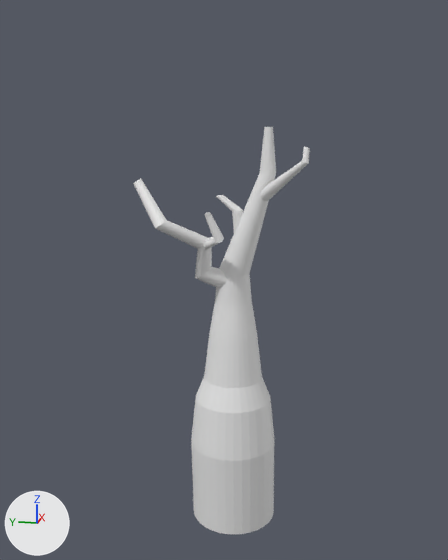
Before and after pictures for a commit that changed the Blender file Env_Tree_Normal_A.blend.
One viewpoint serves both versions: a 50 mm lens placed at (-13.39, -2.46, 8.27), pointed at (-0.11, 0.2, 4.95). The lights are fixed; the arrows at lower left show +X, +Y and +Z. The older version comes first.

Before the edit, the objects in view are built like this:
```python
me_cylinder = bpy.data.meshes.new('Cylinder')
me_cylinder.from_pydata(...)  # 771 vertices, 614 faces, 2 loose edges; spans x -1.59..1.15, y -1.74..2.13, z -1.0..8.29
ob_cylinder = bpy.data.objects.new('Cylinder', me_cylinder)
ob_cylinder.location = (0.0, 0.0, 0.0)
```
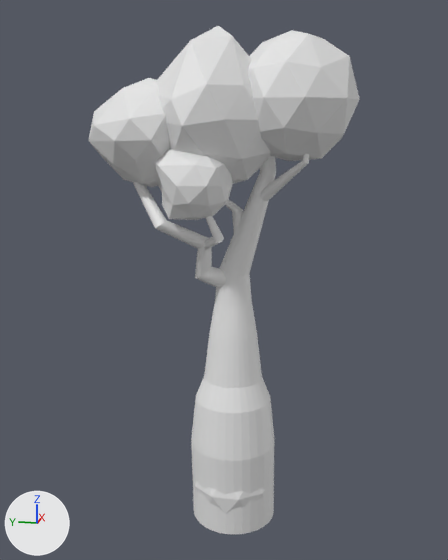
Diff of the bpy script that builds the scene:
```diff
--- a/Env_Tree_Normal_A.blend.py
+++ b/Env_Tree_Normal_A.blend.py
@@ me_icosphere_005 @@
+me_icosphere_005.from_pydata(...)  # 42 vertices, 80 faces; spans x -1.11..1.08, y -1.0..1.0, z -1.0..1.31
@@ me_icosphere_004 @@
+me_icosphere_004.from_pydata(...)  # 42 vertices, 80 faces; spans x -0.96..0.95, y -1.0..1.15, z -1.0..1.0
@@ me_icosphere_003 @@
+me_icosphere_003.from_pydata(...)  # 42 vertices, 80 faces; spans x -1.11..1.03, y -1.0..1.09, z -1.0..1.0
@@ me_icosphere_002 @@
+me_icosphere_002.from_pydata(...)  # 42 vertices, 80 faces; spans x -0.95..1.04, y -1.0..1.15, z -1.0..1.0
@@ me_icosphere_001 @@
+me_icosphere_001.from_pydata(...)  # 42 vertices, 80 faces; spans x -0.95..0.95, y -1.13..1.0, z -1.0..1.09
@@ ob_icosphere_005 @@
+ob_icosphere_005 = bpy.data.objects.new('Icosphere.005', me_icosphere_005)
+ob_icosphere_005.location = (-0.17, 0.34, 8.42)
+ob_icosphere_005.scale = (1.42, 1.42, 1.42)
@@ ob_icosphere_004 @@
+ob_icosphere_004 = bpy.data.objects.new('Icosphere.004', me_icosphere_004)
+ob_icosphere_004.location = (-1.01, 0.58, 7.17)
+ob_icosphere_004.scale = (0.745, 0.745, 0.745)
@@ ob_icosphere_003 @@
+ob_icosphere_003 = bpy.data.objects.new('Icosphere.003', me_icosphere_003)
+ob_icosphere_003.location = (-0.36, 1.74, 8.15)
+ob_icosphere_003.scale = (1.14, 1.14, 1.14)
@@ ob_icosphere_002 @@
+ob_icosphere_002 = bpy.data.objects.new('Icosphere.002', me_icosphere_002)
+ob_icosphere_002.location = (0.15, 0.9, 7.38)
+ob_icosphere_002.scale = (0.854, 0.854, 0.854)
@@ ob_icosphere_001 @@
+ob_icosphere_001 = bpy.data.objects.new('Icosphere.001', me_icosphere_001)
+ob_icosphere_001.location = (-0.12, -1.19, 8.82)
+ob_icosphere_001.scale = (1.23, 1.23, 1.23)
```

Changed parts and their boxes [x1, y1, x2, y2] in the pictures (448 x 560 px):
'Icosphere.005', added
    after: [155, 26, 271, 184]
'Icosphere.001', added
    after: [248, 30, 360, 161]
'Icosphere.003', added
    after: [88, 78, 170, 187]
'Icosphere.004', added
    after: [154, 149, 233, 220]
'Icosphere.002', added (mostly hidden)
    after: [158, 185, 162, 192]
